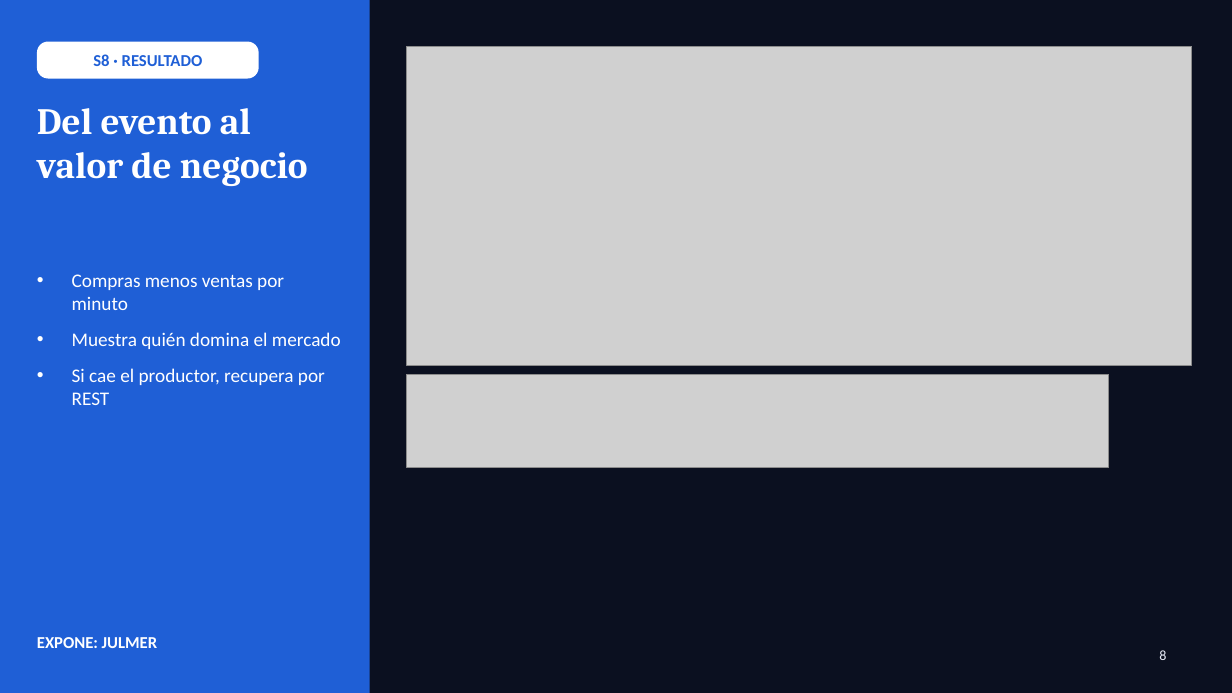
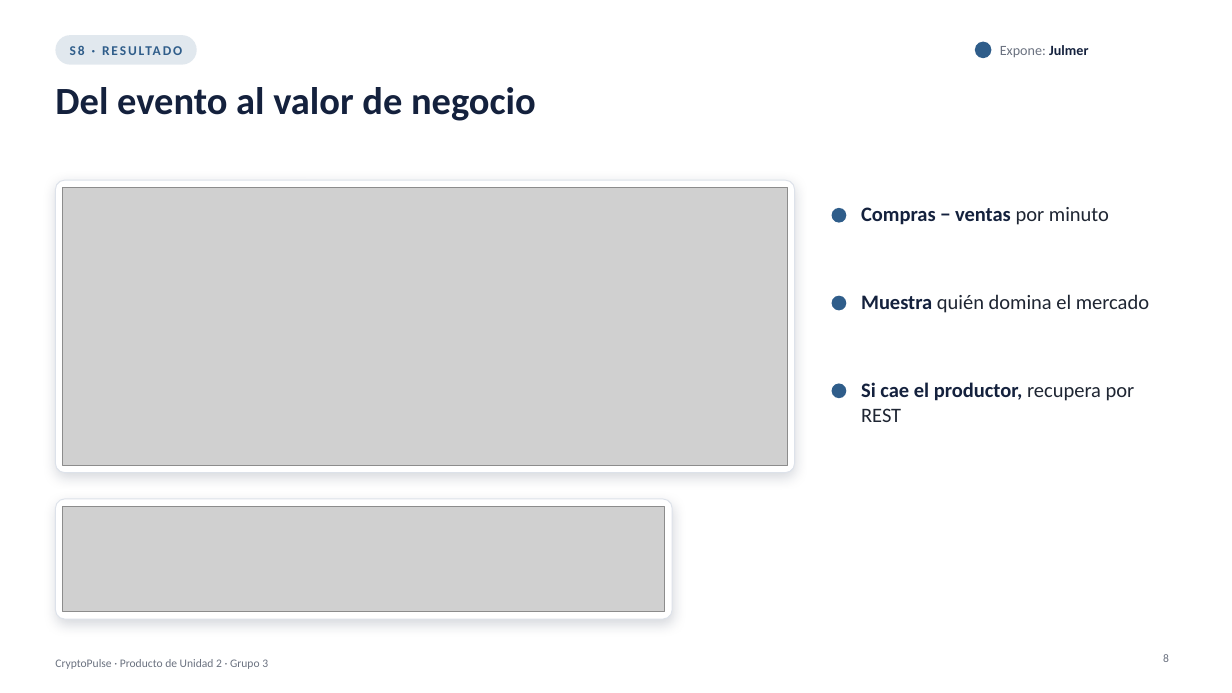
Before and after one commit to Milagros-hp/BigData-BTC-SOL, a slide deck: slide 8 of docs/presentacion/CryptoPulse_U2.pptx. Drawn at 1232x693 pixels with LibreOffice and Linux fonts; fonts in the diff are those of the drawing; grey boxes stand for pictures. Boxes give left, top, right and bottom in pixels: in the first picture for what was removed or moved away, otherwise in the second. Text is boxed around its words. In the diff, an @@ line names an element or a change of style, - is before the commit and + after.

```diff
--- a/docs/presentacion/CryptoPulse_U2.pptx
+++ b/docs/presentacion/CryptoPulse_U2.pptx
@@ background #0B1020 to #FFFFFF @@
@@ rectangle removed at (x1=0, y1=0, x2=370, y2=693) @@
@@ text "S8 · RESULTADO" moved from (x1=37, y1=42, x2=259, y2=79) to (x1=55, y1=35, x2=197, y2=65) @@
@@ text "S8 · RESULTADO" at (x1=55, y1=35, x2=197, y2=65): size 13 to 10.5 pt, text colour #1F5FD6 to #2F5D8A, letter spacing 0 to 1.5 pt; fill #FFFFFF to none @@
@@ rounded rectangle added at (x1=55, y1=35, x2=197, y2=65), fill #2F5D8A at 14% opacity @@
@@ picture removed at (x1=407, y1=46, x2=1192, y2=365) @@
@@ ellipse added at (x1=975, y1=42, x2=992, y2=58), fill #2F5D8A @@
@@ text added at (x1=1000, y1=45, x2=1088, y2=57), 11 pt, text #6B7280 @@
+Expone: Julmer
@@ title "Del evento al valor de ..." moved from (x1=37, y1=108, x2=308, y2=186) to (x1=55, y1=87, x2=536, y2=121) @@
@@ title "Del evento al valor de ..." at (x1=55, y1=87, x2=536, y2=121): size 29 to 30 pt, font Cambria to Calibri, text colour #FFFFFF to #14213D @@
@@ rounded rectangle added at (x1=55, y1=180, x2=795, y2=473), fill #FFFFFF, outline #DDE2EA 0.75 pt @@
@@ picture added at (x1=63, y1=188, x2=787, y2=466) @@
@@ ellipse added at (x1=832, y1=208, x2=847, y2=223), fill #2F5D8A @@
@@ text added at (x1=861, y1=207, x2=1109, y2=225), 16 pt, text #14213D, bold @@
+Compras − ventas por minuto
@@ text removed at (x1=72, y1=274, x2=341, y2=405) @@
-• Compras menos ventas por minuto
-• Muestra quién domina el mercado
-• Si cae el productor, recupera por REST
@@ ellipse added at (x1=832, y1=296, x2=847, y2=311), fill #2F5D8A @@
@@ text added at (x1=861, y1=294, x2=1149, y2=313), 16 pt, text #1F2633 @@
+Muestra quién domina el mercado
@@ picture removed at (x1=407, y1=374, x2=1109, y2=468) @@
@@ ellipse added at (x1=832, y1=384, x2=847, y2=398), fill #2F5D8A @@
@@ text added at (x1=861, y1=382, x2=1135, y2=422), 16 pt, text #14213D, bold @@
+Si cae el productor, recupera por REST
@@ rounded rectangle added at (x1=55, y1=499, x2=672, y2=619), fill #FFFFFF, outline #DDE2EA 0.75 pt @@
@@ picture added at (x1=63, y1=506, x2=665, y2=612) @@
@@ text removed at (x1=37, y1=637, x2=157, y2=648) @@
-EXPONE: JULMER
@@ text added at (x1=55, y1=659, x2=268, y2=669), 9 pt, text #6B7280 @@
+CryptoPulse · Producto de Unidad 2 · Grupo 3
@@ page number at (x1=1163, y1=654, x2=1169, y2=662): size 11 to 9 pt, text colour #E8ECF8 to #6B7280; alignment left to right @@
```
Also in this commit, not shown: 20 other slides changed, 1 other file.
